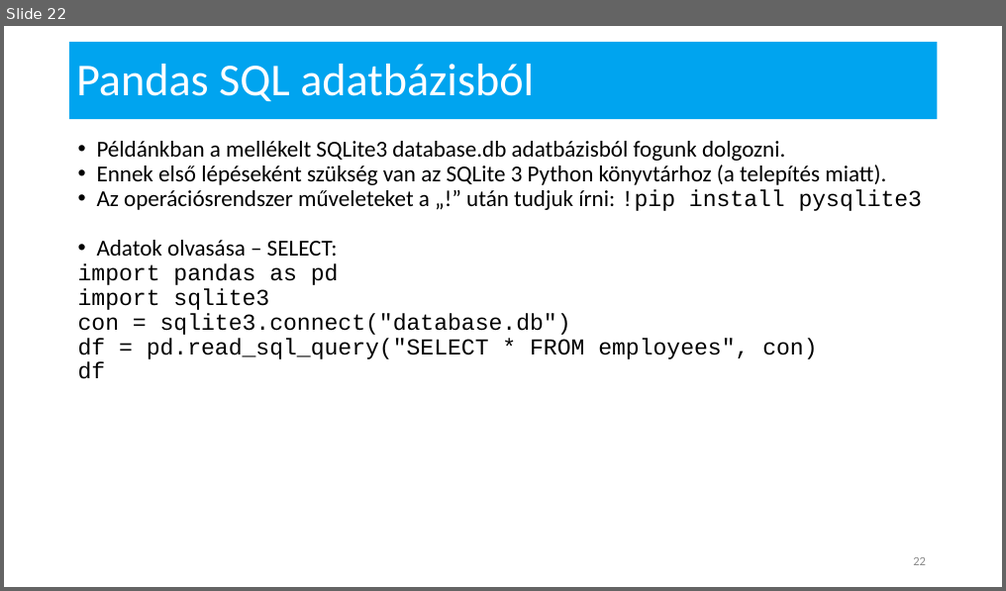
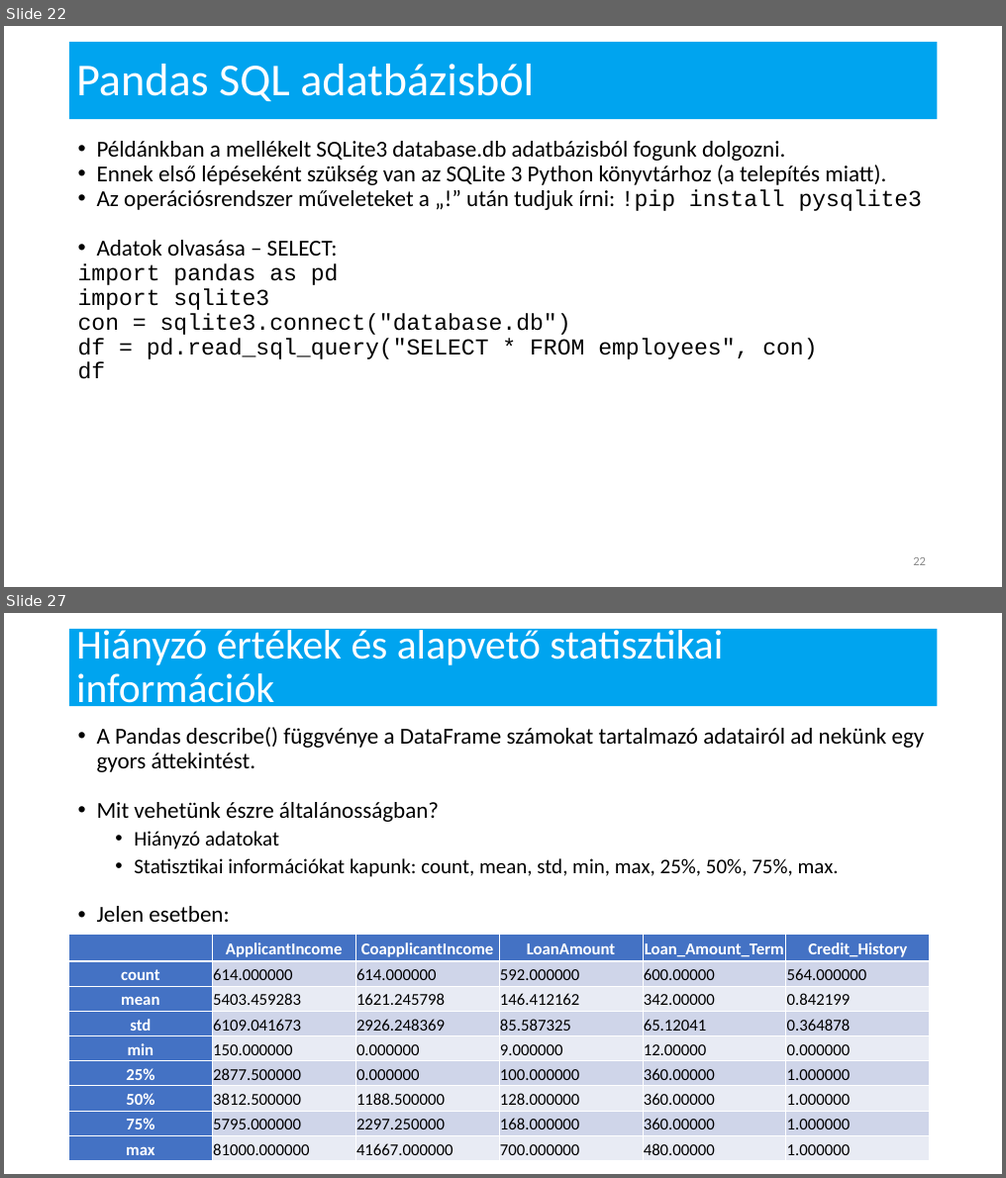
Before and after one commit to mshuedu/microsoft-ai-curriculum, a slide deck: 06-Azure Notebooks alapok/MI-6 - Azure Notebooks.pptx. Shown one above the other, each under a label of ours: slide 22 before the commit, slides 22 and 27 after it; the slides between them are not shown. The pictures are 1006x591 and 1006x1178 pixels, drawn with LibreOffice and Linux fonts; fonts in the diff are those of the drawing; background and template pictures are left out. Boxes give left, top, right and bottom in pixels: in the first picture for what was removed or moved away, otherwise in the second. Text is boxed around its words. In the diff, an @@ line names an element or a change of style, - is before the commit and + after.

```diff
--- a/06-Azure Notebooks alapok/MI-6 - Azure Notebooks.pptx
+++ b/06-Azure Notebooks alapok/MI-6 - Azure Notebooks.pptx
@@ slide 27 added at bbox=[4, 613, 1002, 1174], background #FFFFFF; not listed: 1 template element that a slide beside it also shows @@
@@ title added at bbox=[76, 625, 723, 713], 39.6 pt, text #FFFEFF @@
+Hiányzó értékek és alapvető statisztikai információk
@@ text added at bbox=[97, 727, 925, 922], 22 pt, text #000000 @@
+• A Pandas describe() függvénye a DataFrame számokat tartalmazó adatairól ad nekünk egy gyors áttekintést.
+• Mit vehetünk észre általánosságban?
+  • Hiányzó adatokat
+  • Statisztikai információkat kapunk: count, mean, std, min, max, 25%, 50%, 75%, max.
+• Jelen esetben:
@@ table added at bbox=[69, 934, 932, 1159], 9 rows, 6 columns @@
+ | ApplicantIncome | CoapplicantIncome | LoanAmount | Loan_Amount_Term | Credit_History
+count | 614.000000 | 614.000000 | 592.000000 | 600.00000 | 564.000000
+mean | 5403.459283 | 1621.245798 | 146.412162 | 342.00000 | 0.842199
+std | 6109.041673 | 2926.248369 | 85.587325 | 65.12041 | 0.364878
+min | 150.000000 | 0.000000 | 9.000000 | 12.00000 | 0.000000
+25% | 2877.500000 | 0.000000 | 100.000000 | 360.00000 | 1.000000
+50% | 3812.500000 | 1188.500000 | 128.000000 | 360.00000 | 1.000000
+75% | 5795.000000 | 2297.250000 | 168.000000 | 360.00000 | 1.000000
+max | 81000.000000 | 41667.000000 | 700.000000 | 480.00000 | 1.000000
@@ page number added at bbox=[709, 1134, 934, 1163], 12 pt, text #8C8C8C @@
+27
```
Also in this commit, not shown: 1 slide changed, 24 other slides added, 27 other files.
